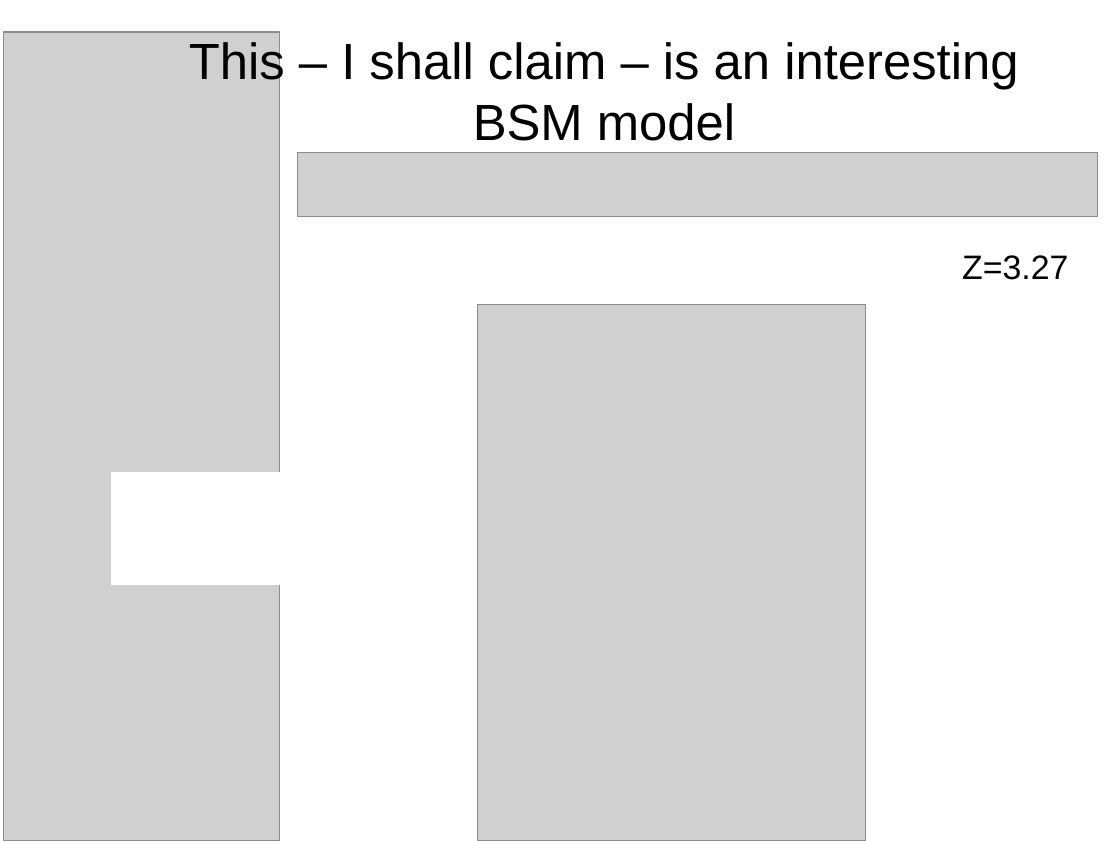
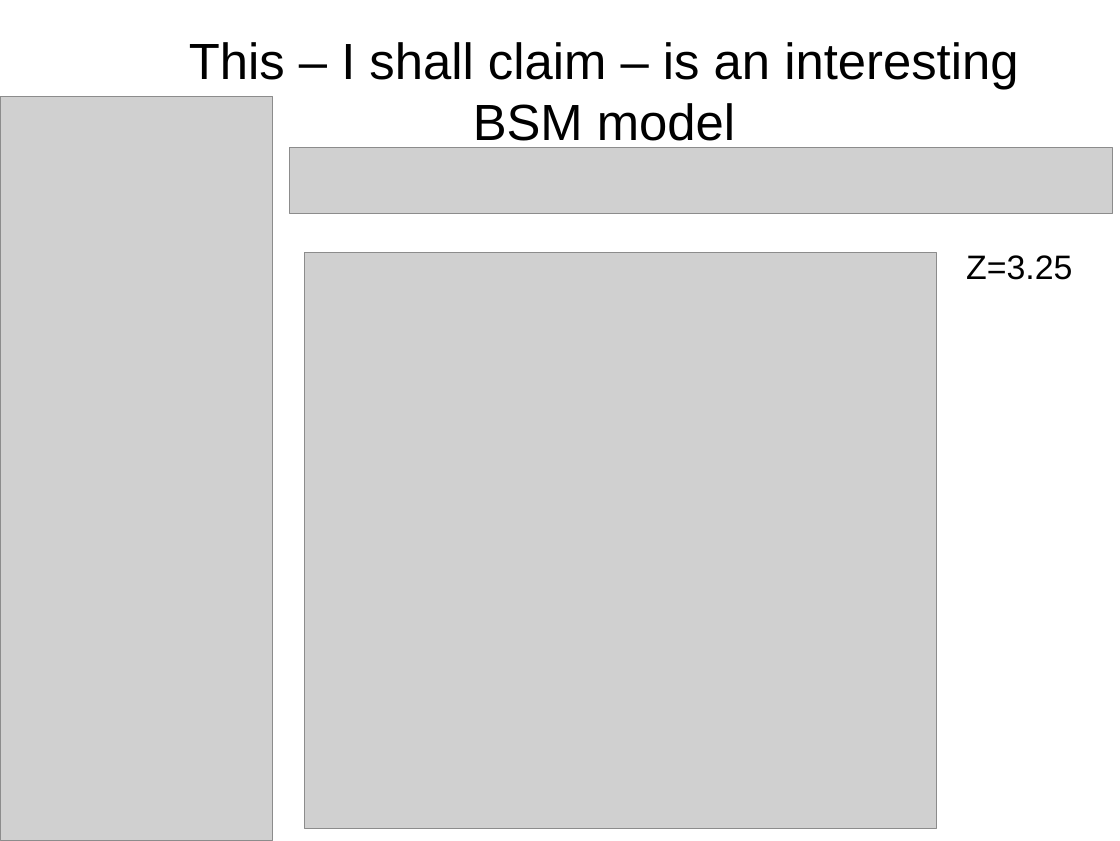
Before and after one commit to SModelS/smodels-utils, a slide deck: slide 3 of combinations/amb.odp. Drawn at 1120x841 pixels with LibreOffice and Linux fonts; fonts in the diff are those of the drawing; grey boxes stand for pictures. Boxes give left, top, right and bottom in pixels: in the first picture for what was removed or moved away, otherwise in the second. Text is boxed around its words. In the diff, an @@ line names an element or a change of style, - is before the commit and + after.

```diff
--- a/combinations/amb.odp
+++ b/combinations/amb.odp
@@ picture: place and size @@
-picture at box(4, 32, 279, 841)
+picture at box(0, 96, 272, 841)
@@ picture: place and size @@
-picture at box(298, 152, 1099, 216)
+picture at box(290, 147, 1113, 212)
@@ picture: place and size @@
-picture at box(478, 304, 866, 841)
+picture at box(305, 252, 936, 828)
@@ text at box(966, 255, 1072, 280): text changed @@
-Z=3.27
+Z=3.25
@@ rectangle removed at box(112, 473, 320, 584) @@
```
Also in this commit, not shown: 4 other slides changed, 1 slide added.
